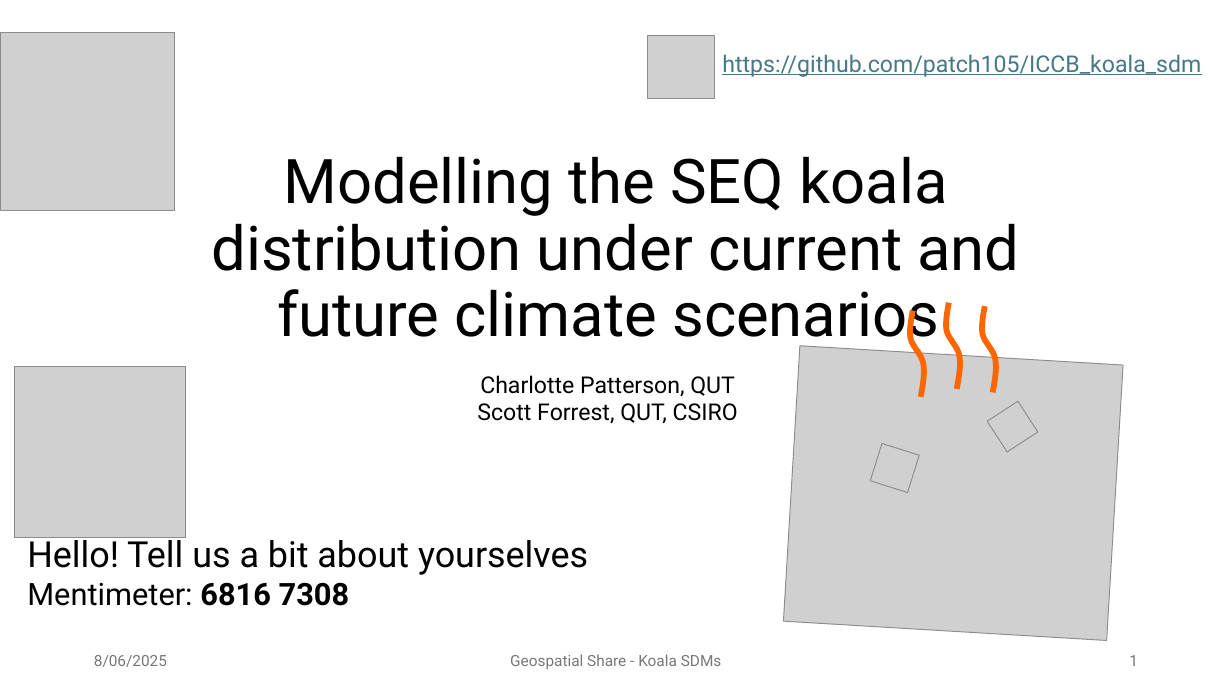
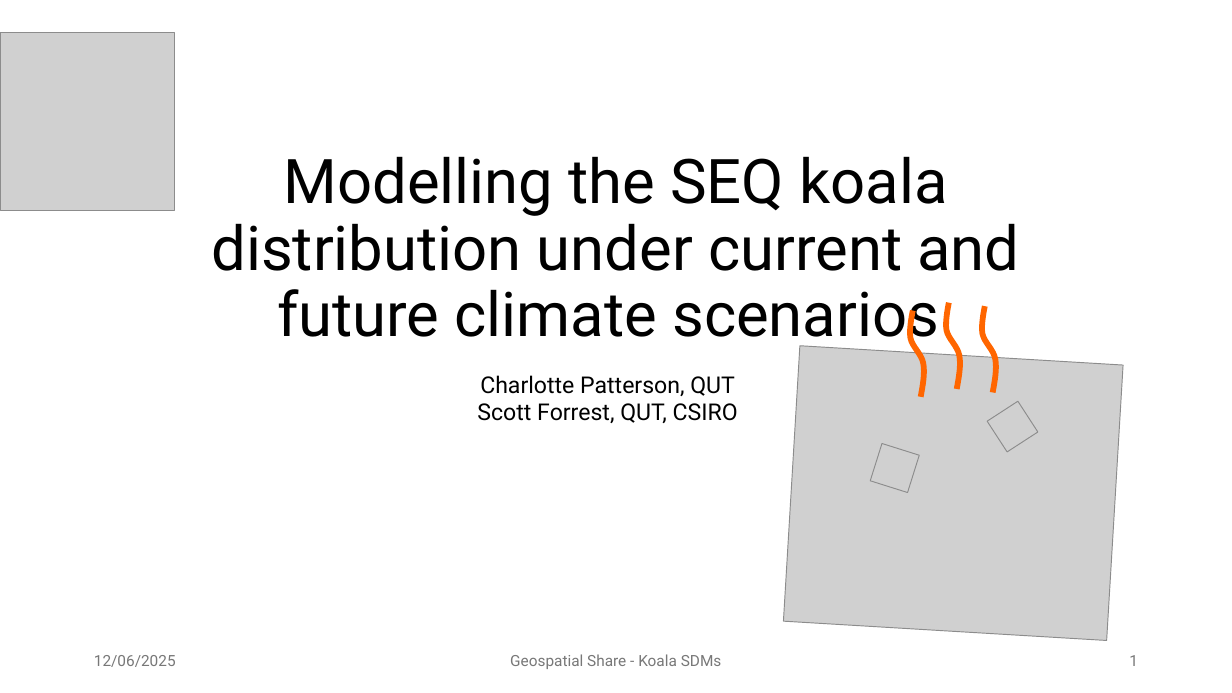
Before and after one commit to patch105/ICCB_koala_sdm, a slide deck: slide 1 of ICCB_koala_sdm_slides.pptx. Drawn at 1232x693 pixels with LibreOffice and Linux fonts; fonts in the diff are those of the drawing; grey boxes stand for pictures; background and template pictures are left out. Boxes give left, top, right and bottom in pixels: in the first picture for what was removed or moved away, otherwise in the second. Text is boxed around its words. In the diff, an @@ line names an element or a change of style, - is before the commit and + after.

```diff
--- a/ICCB_koala_sdm_slides.pptx
+++ b/ICCB_koala_sdm_slides.pptx
@@ picture removed at box(648, 36, 714, 99) @@
@@ text removed at box(722, 54, 1201, 77) @@
-https://github.com/patch105/ICCB_koala_sdm
@@ picture removed at box(14, 366, 186, 538) @@
@@ text removed at box(27, 534, 588, 606) @@
-Hello! Tell us a bit about yourselves
-Mentimeter: 6816 7308
@@ text at box(94, 655, 176, 667): text changed @@
-8/06/2025
+12/06/2025
```
Also in this commit, not shown: 26 other slides changed, 20 slides removed, 1 other file.
